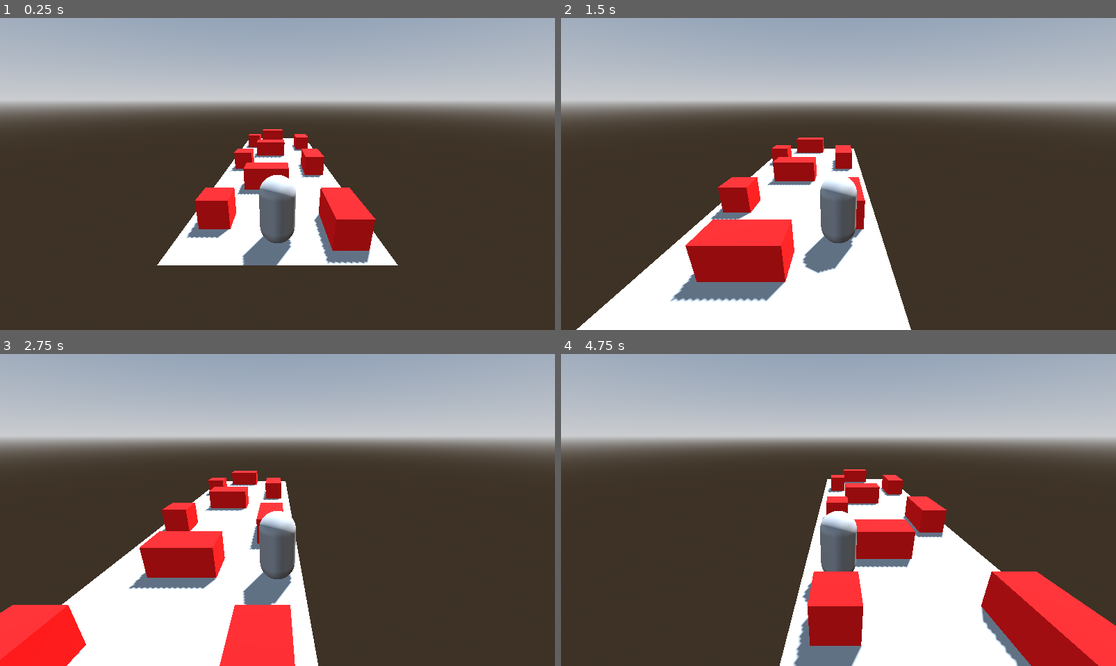
Above: before the commit, frames 1-4 (two rows, left to right).
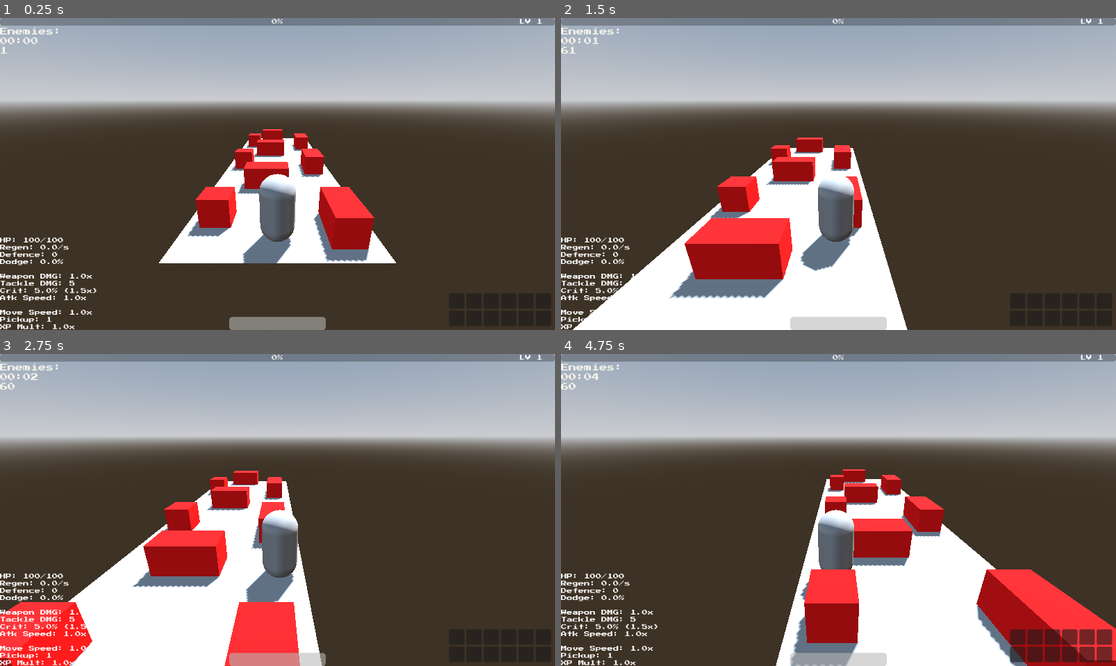
Above: after the commit, the same moments.

Repository: 100-Devs-1-Game/EscapeForHelp
Game: Godot game, scene res://root.tscn
The game is run twice, just before and just after one commit, with the same random seed, the same clock (stepped at 60 frames per second) and the same inputs. Sound files missing from this copy of the repository are replaced by a short silence.
Inputs (mouse positions are in pixels of both pictures, inside the frame that each line leads up to):
- Up to frame 1 (0.25 s): no input
- Up to frame 2 (1.5 s): move the mouse to (960, 158) at 0.52 s; press the mouse at (960, 158) at 0.53 s; hold D (move_right) 0.53-1.28 s; move the mouse to (727, 189) at 1.27 s; release the mouse at (727, 189) at 1.28 s; hold A (move_left) from 1.28 s (still down); click (727, 189) at 1.35 s
- Up to frame 3 (2.75 s): move the mouse to (333, 441) at 2.02 s; release A (move_left) at 2.03 s; press the mouse at (333, 441) at 2.03 s; hold D (move_right) from 2.03 s (still down)
- Up to frame 4 (4.75 s): move the mouse to (810, 572) at 2.77 s; release the mouse at (810, 572) at 2.78 s; click (810, 572) at 2.85 s; tap Enter at 3.5 s; move the mouse to (1005, 556) at 3.52 s; release D (move_right) at 3.53 s; press the mouse at (1005, 556) at 3.53 s; hold A (move_left) from 3.53 s (still down); move the mouse to (672, 463) at 4.27 s; release the mouse at (672, 463) at 4.28 s; click (672, 463) at 4.35 s

The runs differ from the first frame. In frame 1, 5.5% of the frame differs, in the area x 0-100%, y 0-100%; in frame 2, 6.4%; in frame 3, 6.8%; in frame 4, 8.7%.

Commit message:
feat: use hero with upgrade scene in root

Diff:
--- a/src/hero/hero.gd
+++ b/src/hero/hero.gd
@@ -1,16 +1,33 @@
-class_name Hero
+class_name Player
 extends CharacterBody3D
 
-@export var movement_speed: float = 10
+@export var movement_speed: float = 4
+
+# Movement tracking for weapons
+var last_movement: Vector3 = Vector3.ZERO
+
+#TODO: Check if I should keep this
+@export var player_stats: PlayerStats
+@export var player_inventory: PlayerInventory
+
+func _init() -> void:
+	Global.player = self
 
 func _process(_delta: float) -> void:
-	velocity.x = get_horizontal_movement() * movement_speed
+	var horizontal_input: float = get_horizontal_movement()
+	velocity.x = horizontal_input * movement_speed
 	velocity.z = -movement_speed
+
+	# Track last movement direction
+	if velocity.length() > 0:
+		last_movement = velocity.normalized()
+
 	move_and_slide()
 
 func get_horizontal_movement() -> float:
+	var direction: float = 0.0
 	if Input.is_action_pressed("move_left"):
-		return -1
+		direction = -1.0
 	elif Input.is_action_pressed("move_right"):
-		return 1
-	return 0
+		direction = 1.0
+	return direction
--- a/src/hero/hero.tscn
+++ b/src/hero/hero.tscn
@@ -1,13 +1,40 @@
-[gd_scene load_steps=4 format=3 uid="uid://r2ekh1fn5pk4"]
+[gd_scene load_steps=21 format=3 uid="uid://dg83guknsau34"]
 
-[ext_resource type="Script" uid="uid://bkjq6yxxt7rlv" path="res://hero/hero.gd" id="1_dpa0h"]
+[ext_resource type="Script" uid="uid://uy177ecutt1c" path="res://hero/hero.gd" id="1_pgpv3"]
+[ext_resource type="Script" uid="uid://dvsgx01aw44ka" path="res://scripts/player/player_stats.gd" id="2_eeu4s"]
+[ext_resource type="Script" uid="uid://51okejqfv4x4" path="res://scripts/player/character_data.gd" id="3_xfsxd"]
+[ext_resource type="Resource" uid="uid://c18lgoi2itnqp" path="res://scripts/player/character_data_stats/default_character.tres" id="4_ule3g"]
+[ext_resource type="Script" uid="uid://dyfqxrqdedfu0" path="res://scripts/player/managers/experience_manager.gd" id="5_fr1xr"]
+[ext_resource type="Script" uid="uid://po1xvpn25h04" path="res://scripts/player/managers/upgrade_manager.gd" id="6_fikij"]
+[ext_resource type="Resource" uid="uid://cj3y0ylyx788x" path="res://scripts/passive_items/passive_data_upgrades/0_food_passive.tres" id="7_6wveg"]
+[ext_resource type="Script" uid="uid://dperxeiisbt1j" path="res://scripts/player/player_inventory.gd" id="8_ns347"]
+[ext_resource type="Script" uid="uid://o20ohspsio10" path="res://scripts/passive_items/passive_data.gd" id="9_kmubl"]
+[ext_resource type="Resource" uid="uid://dm71xpb6ct7ko" path="res://scripts/passive_items/passive_data_upgrades/1_health_passive.tres" id="10_pfc3y"]
+[ext_resource type="Resource" uid="uid://coqw28ss3yehg" path="res://scripts/passive_items/passive_data_upgrades/2_regeneration_passive.tres" id="11_pfeda"]
+[ext_resource type="Resource" uid="uid://c42y17qv714xe" path="res://scripts/passive_items/passive_data_upgrades/3_weapon_damage_passive.tres" id="12_u6jy1"]
+[ext_resource type="Resource" uid="uid://2dxac6i6w0m1" path="res://scripts/passive_items/passive_data_upgrades/4_defence_passive.tres" id="13_ari2x"]
+[ext_resource type="Resource" uid="uid://cpyoy4jybrisa" path="res://scripts/passive_items/passive_data_upgrades/5_critical_chance_passive.tres" id="14_kc7lx"]
+[ext_resource type="Resource" uid="uid://jyb08233ytw6" path="res://scripts/passive_items/passive_data_upgrades/6_critical_power_passive.tres" id="15_er5ne"]
+[ext_resource type="Resource" uid="uid://bs0pdc0v6yba" path="res://scripts/passive_items/passive_data_upgrades/7_attack_speed_passive.tres" id="16_h05hn"]
 
 [sub_resource type="CapsuleShape3D" id="CapsuleShape3D_vho56"]
 
 [sub_resource type="CapsuleMesh" id="CapsuleMesh_pyidc"]
 
-[node name="Hero" type="CharacterBody3D"]
-script = ExtResource("1_dpa0h")
+[sub_resource type="SphereShape3D" id="SphereShape3D_dpa0h"]
+radius = 2.0
+
+[sub_resource type="Resource" id="Resource_cxmd6"]
+script = ExtResource("3_xfsxd")
+character_name = "Hero"
+stats = ExtResource("4_ule3g")
+metadata/_custom_type_script = "uid://51okejqfv4x4"
+
+[node name="Hero" type="CharacterBody3D" node_paths=PackedStringArray("player_stats", "player_inventory") groups=["player"]]
+collision_layer = 3
+script = ExtResource("1_pgpv3")
+player_stats = NodePath("PlayerStats")
+player_inventory = NodePath("PlayerInventory")
 
 [node name="CollisionShape3D" type="CollisionShape3D" parent="."]
 transform = Transform3D(1, 0, 0, 0, 1, 0, 0, 0, 1, 0, 1, 0)
@@ -19,3 +46,52 @@
 transform = Transform3D(1, 0, 0, 0, 1, 0, 0, 0, 1, 0, 1, 0)
 mesh = SubResource("CapsuleMesh_pyidc")
 skeleton = NodePath("../..")
+
+[node name="Grabber" type="Area3D" parent="."]
+collision_layer = 0
+collision_mask = 16
+
+[node name="CollisionShape3D" type="CollisionShape3D" parent="Grabber"]
+transform = Transform3D(1, 0, 0, 0, 1, 0, 0, 0, 1, 0, 1, 0)
+shape = SubResource("SphereShape3D_dpa0h")
+
+[node name="Collector" type="Area3D" parent="."]
+collision_layer = 0
+collision_mask = 16
+
+[node name="CollisionShape3D" type="CollisionShape3D" parent="Collector"]
+transform = Transform3D(1, 0, 0, 0, 1, 0, 0, 0, 1, 0, 1, 0)
+shape = SubResource("CapsuleShape3D_vho56")
+
+[node name="PlayerStats" type="Node" parent="." node_paths=PackedStringArray("inventory", "collector", "grabber")]
+script = ExtResource("2_eeu4s")
+character_data = SubResource("Resource_cxmd6")
+inventory = NodePath("../PlayerInventory")
+collector = NodePath("../Collector")
+grabber = NodePath("../Grabber")
+metadata/_custom_type_script = "uid://dvsgx01aw44ka"
+
+[node name="ExperienceManager" type="Node" parent="." node_paths=PackedStringArray("upgrade_manager", "player_inventory")]
+script = ExtResource("5_fr1xr")
+upgrade_manager = NodePath("../UpgradeManager")
+player_inventory = NodePath("../PlayerInventory")
+metadata/_custom_type_script = "uid://dyfqxrqdedfu0"
+
+[node name="UpgradeManager" type="Node" parent="."]
+script = ExtResource("6_fikij")
+food_resource = ExtResource("7_6wveg")
+metadata/_custom_type_script = "uid://po1xvpn25h04"
+
+[node name="PlayerInventory" type="Node" parent="." node_paths=PackedStringArray("passives", "upgrade_manager")]
+script = ExtResource("8_ns347")
+passives = NodePath("Passives")
+upgrade_manager = NodePath("../UpgradeManager")
+available_passives = Array[ExtResource("9_kmubl")]([ExtResource("10_pfc3y"), ExtResource("11_pfeda"), ExtResource("12_u6jy1"), ExtResource("13_ari2x"), ExtResource("14_kc7lx"), ExtResource("15_er5ne"), ExtResource("16_h05hn")])
+metadata/_custom_type_script = "uid://dperxeiisbt1j"
+
+[node name="Weapons" type="Node" parent="PlayerInventory"]
+
+[node name="Passives" type="Node" parent="PlayerInventory"]
+
+[connection signal="area_entered" from="Grabber" to="ExperienceManager" method="_on_grabber_area_entered"]
+[connection signal="area_entered" from="Collector" to="ExperienceManager" method="_on_collector_area_entered"]
--- a/src/hero/hero_w_upgrade.gd
+++ /dev/null
@@ -1,32 +0,0 @@
-class_name Player
-extends CharacterBody3D
-
-@export var movement_speed: float = 10
-
-# Movement tracking for weapons
-var last_movement: Vector3 = Vector3.ZERO
-
-#TODO: Check if I should keep this
-@export var player_stats: PlayerStats
-@export var player_inventory: PlayerInventory
-
-func _init() -> void:
-	Global.player = self
-
-func _process(_delta: float) -> void:
-	var horizontal_input: float = get_horizontal_movement()
-	velocity.x = horizontal_input * movement_speed
-
-	# Track last movement direction
-	if velocity.length() > 0:
-		last_movement = velocity.normalized()
-
-	move_and_slide()
-
-func get_horizontal_movement() -> float:
-	var direction: float = 0.0
-	if Input.is_action_pressed("move_left"):
-		direction = -1.0
-	elif Input.is_action_pressed("move_right"):
-		direction = 1.0
-	return direction
--- a/src/hero/hero_w_upgrade.tscn
+++ /dev/null
@@ -1,97 +0,0 @@
-[gd_scene load_steps=21 format=3 uid="uid://dg83guknsau34"]
-
-[ext_resource type="Script" uid="uid://uy177ecutt1c" path="res://hero/hero_w_upgrade.gd" id="1_pgpv3"]
-[ext_resource type="Script" uid="uid://dvsgx01aw44ka" path="res://scripts/player/player_stats.gd" id="2_eeu4s"]
-[ext_resource type="Script" uid="uid://51okejqfv4x4" path="res://scripts/player/character_data.gd" id="3_xfsxd"]
-[ext_resource type="Resource" uid="uid://c18lgoi2itnqp" path="res://scripts/player/character_data_stats/default_character.tres" id="4_ule3g"]
-[ext_resource type="Script" uid="uid://dyfqxrqdedfu0" path="res://scripts/player/managers/experience_manager.gd" id="5_fr1xr"]
-[ext_resource type="Script" uid="uid://po1xvpn25h04" path="res://scripts/player/managers/upgrade_manager.gd" id="6_fikij"]
-[ext_resource type="Resource" uid="uid://cj3y0ylyx788x" path="res://scripts/passive_items/passive_data_upgrades/0_food_passive.tres" id="7_6wveg"]
-[ext_resource type="Script" uid="uid://dperxeiisbt1j" path="res://scripts/player/player_inventory.gd" id="8_ns347"]
-[ext_resource type="Script" uid="uid://o20ohspsio10" path="res://scripts/passive_items/passive_data.gd" id="9_kmubl"]
-[ext_resource type="Resource" uid="uid://dm71xpb6ct7ko" path="res://scripts/passive_items/passive_data_upgrades/1_health_passive.tres" id="10_pfc3y"]
-[ext_resource type="Resource" uid="uid://coqw28ss3yehg" path="res://scripts/passive_items/passive_data_upgrades/2_regeneration_passive.tres" id="11_pfeda"]
-[ext_resource type="Resource" uid="uid://c42y17qv714xe" path="res://scripts/passive_items/passive_data_upgrades/3_weapon_damage_passive.tres" id="12_u6jy1"]
-[ext_resource type="Resource" uid="uid://2dxac6i6w0m1" path="res://scripts/passive_items/passive_data_upgrades/4_defence_passive.tres" id="13_ari2x"]
-[ext_resource type="Resource" uid="uid://cpyoy4jybrisa" path="res://scripts/passive_items/passive_data_upgrades/5_critical_chance_passive.tres" id="14_kc7lx"]
-[ext_resource type="Resource" uid="uid://jyb08233ytw6" path="res://scripts/passive_items/passive_data_upgrades/6_critical_power_passive.tres" id="15_er5ne"]
-[ext_resource type="Resource" uid="uid://bs0pdc0v6yba" path="res://scripts/passive_items/passive_data_upgrades/7_attack_speed_passive.tres" id="16_h05hn"]
-
-[sub_resource type="CapsuleShape3D" id="CapsuleShape3D_vho56"]
-
-[sub_resource type="CapsuleMesh" id="CapsuleMesh_pyidc"]
-
-[sub_resource type="SphereShape3D" id="SphereShape3D_dpa0h"]
-radius = 2.0
-
-[sub_resource type="Resource" id="Resource_cxmd6"]
-script = ExtResource("3_xfsxd")
-character_name = "Hero"
-stats = ExtResource("4_ule3g")
-metadata/_custom_type_script = "uid://51okejqfv4x4"
-
-[node name="Hero" type="CharacterBody3D" node_paths=PackedStringArray("player_stats", "player_inventory") groups=["player"]]
-collision_layer = 3
-script = ExtResource("1_pgpv3")
-player_stats = NodePath("PlayerStats")
-player_inventory = NodePath("PlayerInventory")
-
-[node name="CollisionShape3D" type="CollisionShape3D" parent="."]
-transform = Transform3D(1, 0, 0, 0, 1, 0, 0, 0, 1, 0, 1, 0)
-shape = SubResource("CapsuleShape3D_vho56")
-
-[node name="Visual" type="Node3D" parent="."]
-
-[node name="MeshInstance3D" type="MeshInstance3D" parent="Visual"]
-transform = Transform3D(1, 0, 0, 0, 1, 0, 0, 0, 1, 0, 1, 0)
-mesh = SubResource("CapsuleMesh_pyidc")
-skeleton = NodePath("../..")
-
-[node name="Grabber" type="Area3D" parent="."]
-collision_layer = 0
-collision_mask = 16
-
-[node name="CollisionShape3D" type="CollisionShape3D" parent="Grabber"]
-transform = Transform3D(1, 0, 0, 0, 1, 0, 0, 0, 1, 0, 1, 0)
-shape = SubResource("SphereShape3D_dpa0h")
-
-[node name="Collector" type="Area3D" parent="."]
-collision_layer = 0
-collision_mask = 16
-
-[node name="CollisionShape3D" type="CollisionShape3D" parent="Collector"]
-transform = Transform3D(1, 0, 0, 0, 1, 0, 0, 0, 1, 0, 1, 0)
-shape = SubResource("CapsuleShape3D_vho56")
-
-[node name="PlayerStats" type="Node" parent="." node_paths=PackedStringArray("inventory", "collector", "grabber")]
-script = ExtResource("2_eeu4s")
-character_data = SubResource("Resource_cxmd6")
-inventory = NodePath("../PlayerInventory")
-collector = NodePath("../Collector")
-grabber = NodePath("../Grabber")
-metadata/_custom_type_script = "uid://dvsgx01aw44ka"
-
-[node name="ExperienceManager" type="Node" parent="." node_paths=PackedStringArray("upgrade_manager", "player_inventory")]
-script = ExtResource("5_fr1xr")
-upgrade_manager = NodePath("../UpgradeManager")
-player_inventory = NodePath("../PlayerInventory")
-metadata/_custom_type_script = "uid://dyfqxrqdedfu0"
-
-[node name="UpgradeManager" type="Node" parent="."]
-script = ExtResource("6_fikij")
-food_resource = ExtResource("7_6wveg")
-metadata/_custom_type_script = "uid://po1xvpn25h04"
-
-[node name="PlayerInventory" type="Node" parent="." node_paths=PackedStringArray("passives", "upgrade_manager")]
-script = ExtResource("8_ns347")
-passives = NodePath("Passives")
-upgrade_manager = NodePath("../UpgradeManager")
-available_passives = Array[ExtResource("9_kmubl")]([ExtResource("10_pfc3y"), ExtResource("11_pfeda"), ExtResource("12_u6jy1"), ExtResource("13_ari2x"), ExtResource("14_kc7lx"), ExtResource("15_er5ne"), ExtResource("16_h05hn")])
-metadata/_custom_type_script = "uid://dperxeiisbt1j"
-
-[node name="Weapons" type="Node" parent="PlayerInventory"]
-
-[node name="Passives" type="Node" parent="PlayerInventory"]
-
-[connection signal="area_entered" from="Grabber" to="ExperienceManager" method="_on_grabber_area_entered"]
-[connection signal="area_entered" from="Collector" to="ExperienceManager" method="_on_collector_area_entered"]
--- a/src/levels/level_spawner.gd
+++ b/src/levels/level_spawner.gd
@@ -1,7 +1,7 @@
 class_name LevelSpawner
 extends Node3D
 
-@export var hero: Hero
+@export var hero: Node3D
 @export var level_resource: LevelResource
 @export var spawned_parts: Array[LocationPart]
 
--- a/src/root.tscn
+++ b/src/root.tscn
@@ -1,8 +1,9 @@
-[gd_scene load_steps=7 format=3 uid="uid://cgajjb1qtceqd"]
+[gd_scene load_steps=8 format=3 uid="uid://cgajjb1qtceqd"]
 
-[ext_resource type="PackedScene" uid="uid://r2ekh1fn5pk4" path="res://hero/hero.tscn" id="1_pq8q7"]
+[ext_resource type="PackedScene" uid="uid://dg83guknsau34" path="res://hero/hero.tscn" id="1_pq8q7"]
 [ext_resource type="PackedScene" uid="uid://bcrrrggbybyr0" path="res://camera/camera_point.tscn" id="2_pyidc"]
 [ext_resource type="PackedScene" uid="uid://drvjh42i2baj7" path="res://levels/level_spawner.tscn" id="3_vvh5c"]
+[ext_resource type="PackedScene" uid="uid://bybf72esorfg6" path="res://scenes/ui/game_screen.tscn" id="4_28aoi"]
 
 [sub_resource type="ProceduralSkyMaterial" id="ProceduralSkyMaterial_vvh5c"]
 sky_horizon_color = Color(0.66224277, 0.6717428, 0.6867428, 1)
@@ -18,6 +19,8 @@
 
 [node name="Root" type="Node"]
 
+[node name="game_screen" parent="." instance=ExtResource("4_28aoi")]
+
 [node name="WorldEnvironment" type="WorldEnvironment" parent="."]
 environment = SubResource("Environment_jnlp7")
 
@@ -25,12 +28,11 @@
 transform = Transform3D(-0.8660254, -0.43301278, 0.25, 0, 0.49999997, 0.86602545, -0.50000006, 0.75, -0.43301266, 0, 0, 0)
 shadow_enabled = true
 
-[node name="Hero" parent="." instance=ExtResource("1_pq8q7")]
-movement_speed = 4.0
-
 [node name="Camera Point" parent="." node_paths=PackedStringArray("follow_target") instance=ExtResource("2_pyidc")]
 transform = Transform3D(1, 0, 0, 0, 0.9396924, 0.34202003, 0, -0.34202003, 0.9396924, 0, 0, -1)
 follow_target = NodePath("../Hero")
 
 [node name="Level Spawner" parent="." node_paths=PackedStringArray("hero") instance=ExtResource("3_vvh5c")]
 hero = NodePath("../Hero")
+
+[node name="Hero" parent="." instance=ExtResource("1_pq8q7")]
Not shown, changed: src/hero/hero.gd.uid
Not shown, removed: src/hero/hero_w_upgrade.gd.uid
